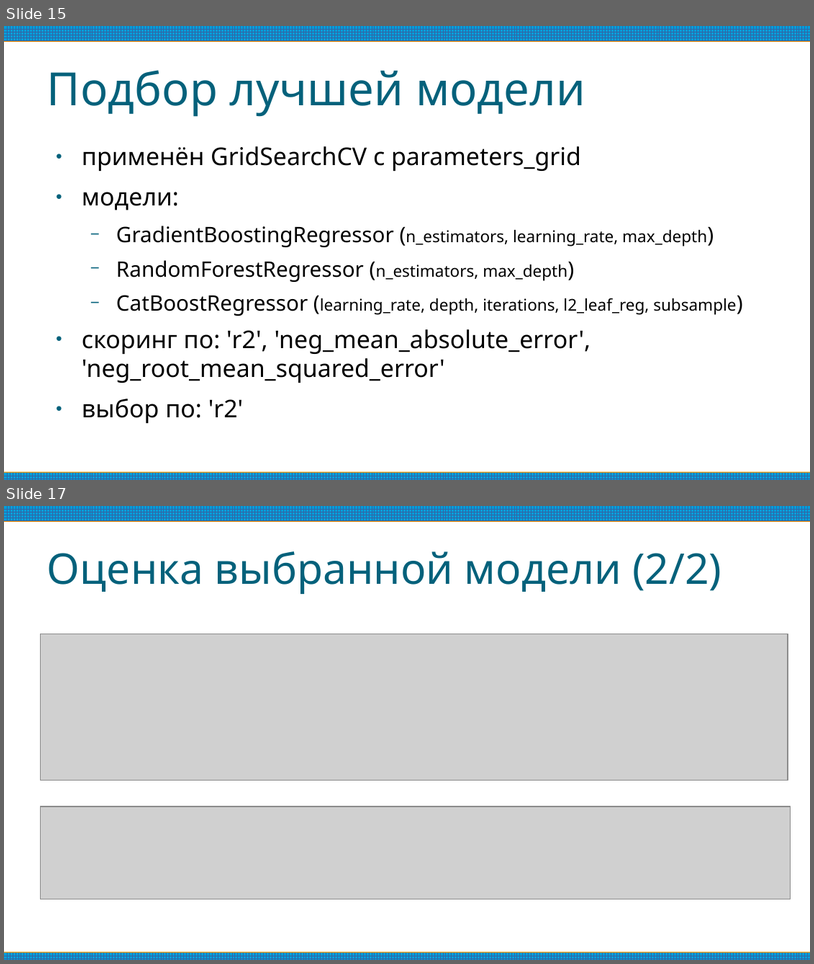
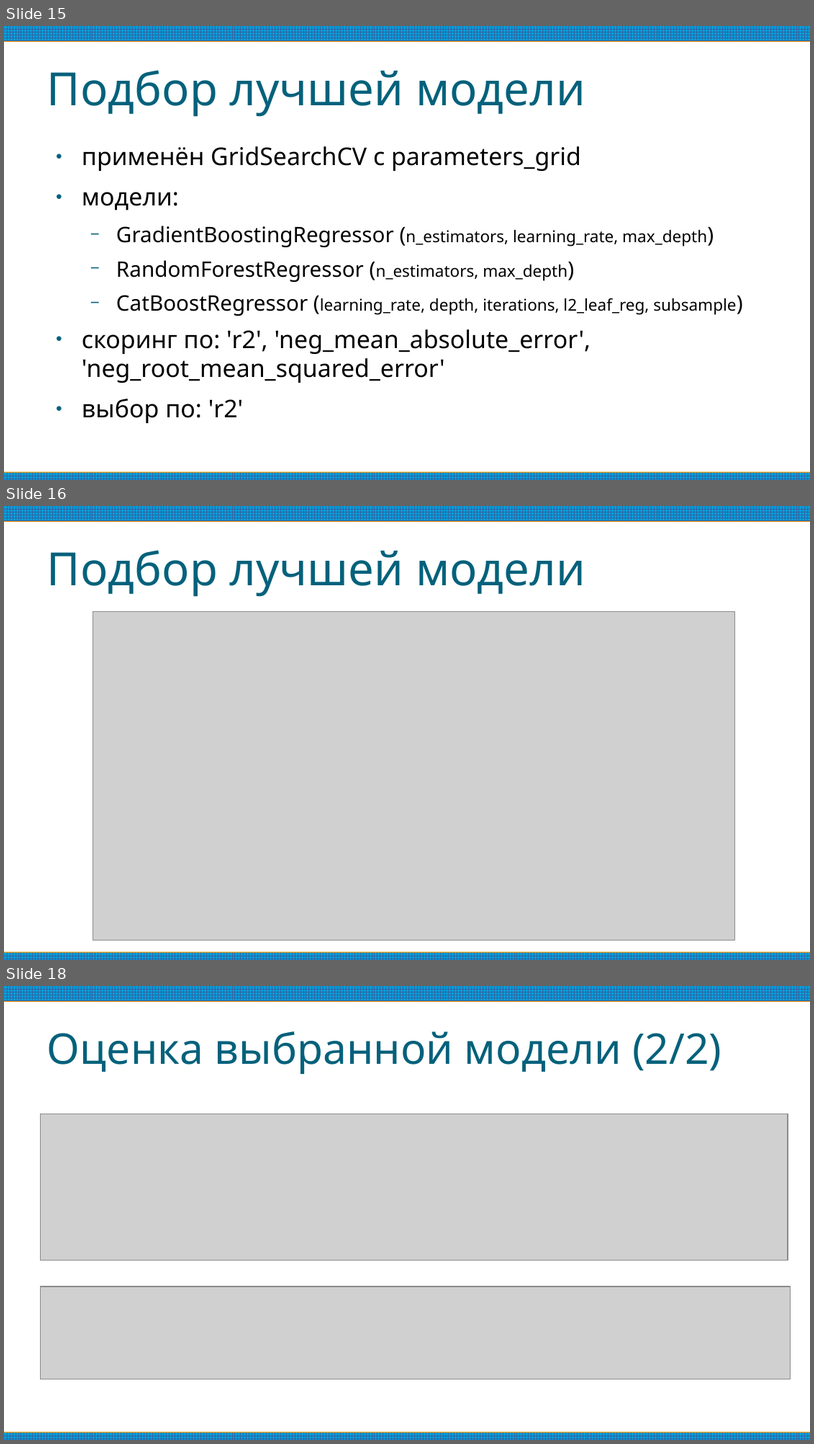
Before and after one commit to IIShabalin/OTUS-ML, a slide deck: Final/final.odp. Shown one above the other, each under a label of ours: slides 15 and 17 before the commit, slides 15, 16 and 18 after it; the slides between them are not shown. The pictures are 814x964 and 814x1444 pixels, drawn with LibreOffice and Linux fonts; fonts in the diff are those of the drawing; grey boxes stand for pictures. Boxes give left, top, right and bottom in pixels: in the first picture for what was removed or moved away, otherwise in the second. Text is boxed around its words. In the diff, an @@ line names an element or a change of style, - is before the commit and + after.

```diff
--- a/Final/final.odp
+++ b/Final/final.odp
@@ slide 16 added at (4,506,810,960), background #FFFFFF; not listed: 2 template elements that a slide beside it also shows @@
@@ title added at (47,550,586,597), 45 pt, text #04617B @@
+Подбор лучшей модели
@@ picture added at (93,611,736,940) @@
@@ what was slide 17 is now slide 18 @@
```
Also in this commit, not shown: 5 slides changed, 1 other slide added, 4 other files.
